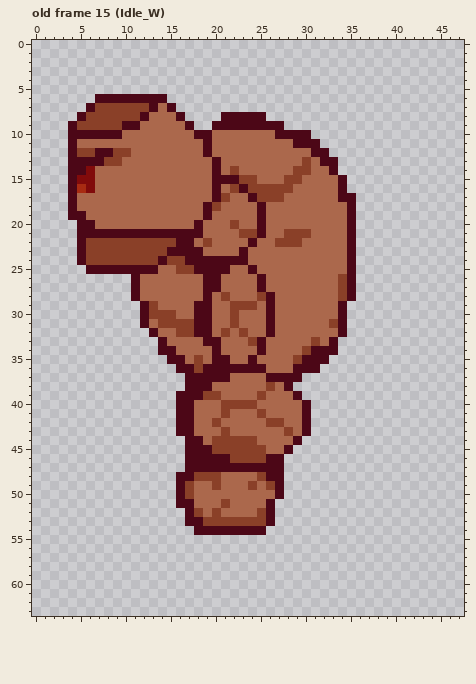
Pixel-art file -- Assets/Dossiers Personnels/Alex/Aseprite/BossV2.aseprite. This is how it looked before the edit.
48x64 pixels, 78 frames. Shown: old frame 15 (Idle_W). The commit also changed other frames, which this record leaves out.
After the commit:
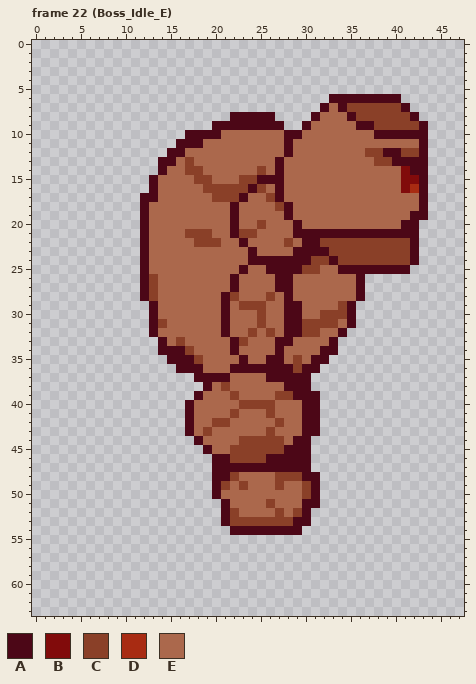
Palette (. is transparent): A #4c0717  B #810b0b  C #8a4028  D #a82b12  E #ab684c
A new or re-ordered frame is compared with the old frame closest to it.
Change:
frames 78 -> 102
Changed rows in their new state; - is an unchanged pixel.
Frame 22 (Boss_Idle_E) is new; against old frame 15 (Idle_W):
first column x 4:
 6 ---........------------------AAAAAAAA---
 7 --..........----------------AEACCCCCCA--
 8 -............----.----A----AEEEACCCCCCA-
 9 ..............------------AEEEEEAACCCCCA
10 .............A--A------E--EEEEEEEEAAAAAA
11 ............AAAE--------AEEEEEEEEEEEEEEA
12 ...........AA--E--------A--EEEEEECCAACCA
13 ..........AA-C--E------A--E-EEEEEECCAAAA
14 ..........A--CC-E-E--C-A-EE--EEEEEEEEBAA
15 .........A----CCEEE--AAAEE----EEEEEEEBBA
16 .........A-----CCC-CA-EAE-----EEEEEEEBDA
17 ........AA------C-CAEE-A------EEEEEEEEEA
18 ........A------EE-A--E-CA------EEEEEEEEA
19 ........A------E--A--E--A------EEEEEEEAA
20 -.......A-----E---A--C---A-----EEEEEEAA-
21 -.......-EEEECCC--A--E--EAAAAAA-AAAAAAA-
22 -.......AEEEEEC-C--AE--E-EAACCCCCCCCCCA-
23 -.......AEEEEEE----EA----AAAACCCCCCCCCA-
24 -.......AEEEEEEEEEEEAAAAAAACCACCCCCCCCA-
25 --......-E--EEEEEE-AE-AAAACC--A-AAAAAA--
26 -------.AC-----EE-A--E-AA-----EEA-------
27 -------.AC-----EE-A--E-AA-----EEA-------
28 -------.AC-----E-AC--EC-A-----EEA-------
29 --------.A----EE-AE--CE-AA----CA--------
30 --------.AEE--EE-AE--CE-AA--CCCA--------
31 --------.A-EEEEE-AE--CE-AACCC-EA--------
32 ------------EEEE-A-EC-C-AACC------------
33 ------------C--EE-ACEE-AA--E------------
34 ------------AC--E-A--E-A--EE------------
35 -------------A--EE-AE-AA--E-------------
36 --------------AEEE----AAAC--------------
37 -------------.------------A-------------
38 -------------..--C----E--AA-------------
39 ------------..-EE-C--E-CC-AA------------
40 ------------.----EE--CC----A------------
41 ------------.----EC--EC----A------------
42 ------------.----C----E----A------------
43 ------------.--C-E----C-E--A------------
44 -------------.--EEE--CCC--A-------------
45 -------------..-EE----CC-AA-------------
46 -------------...--------AAA-------------
47 -------------...--------AAA-------------
48 ------------....AAC--EECCCAA------------
49 ------------....AC-CE-ECEECA------------
50 ------------....A------EEECA------------
51 ------------.....A----CEEEAA------------
52 -------------....AC--EECECA-------------
53 -------------....A----CCCAA-------------
54 --------------....----AAAA--------------
